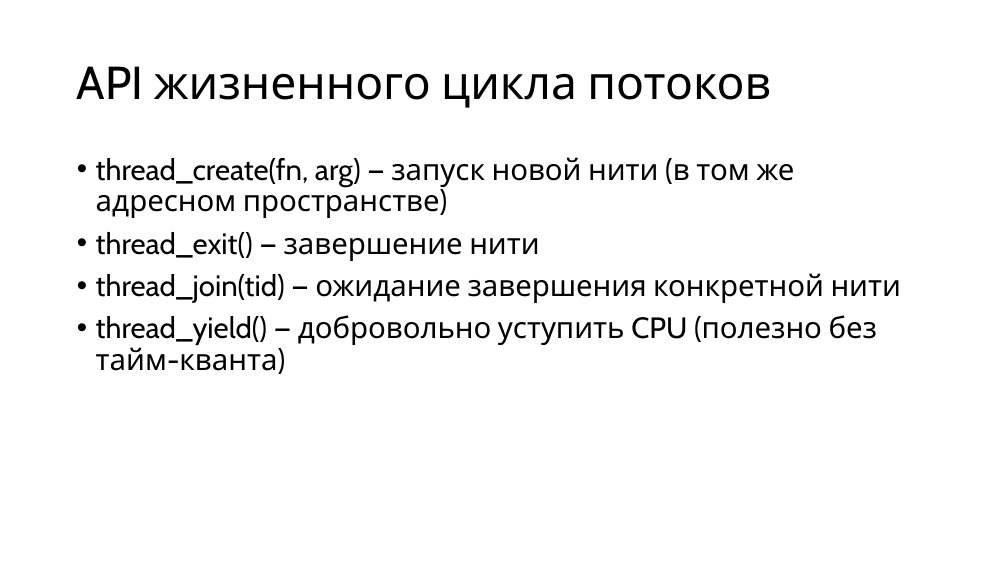
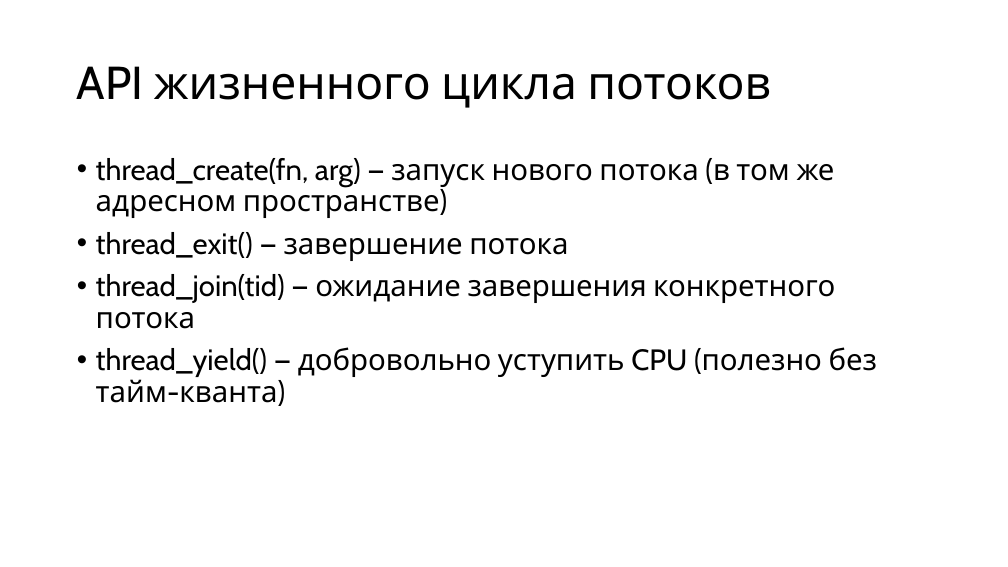
Before and after one commit to alexey-malov/os-course, a slide deck: slide 13 of lectures/04/Потоки.pptx. Drawn at 1008x567 pixels with LibreOffice and Linux fonts; fonts in the diff are those of the drawing. Boxes give left, top, right and bottom in pixels: in the first picture for what was removed or moved away, otherwise in the second. Text is boxed around its words. In the diff, an @@ line names an element or a change of style, - is before the commit and + after.

Commit message:
Заменил термин "нить" на "поток"

```diff
--- a/lectures/04/Потоки.pptx
+++ b/lectures/04/Потоки.pptx
@@ text at [96, 158, 835, 329]: text changed @@
-• thread_create(fn, arg) — запуск новой нити (в том же адресном пространстве)
-• thread_exit() — завершение нити
-• thread_join(tid) — ожидание завершения конкретной нити
+• thread_create(fn, arg) — запуск нового потока (в том же адресном пространстве)
+• thread_exit() — завершение потока
+• thread_join(tid) — ожидание завершения конкретного потока
```
Also in this commit, not shown: 1 other slide changed.
